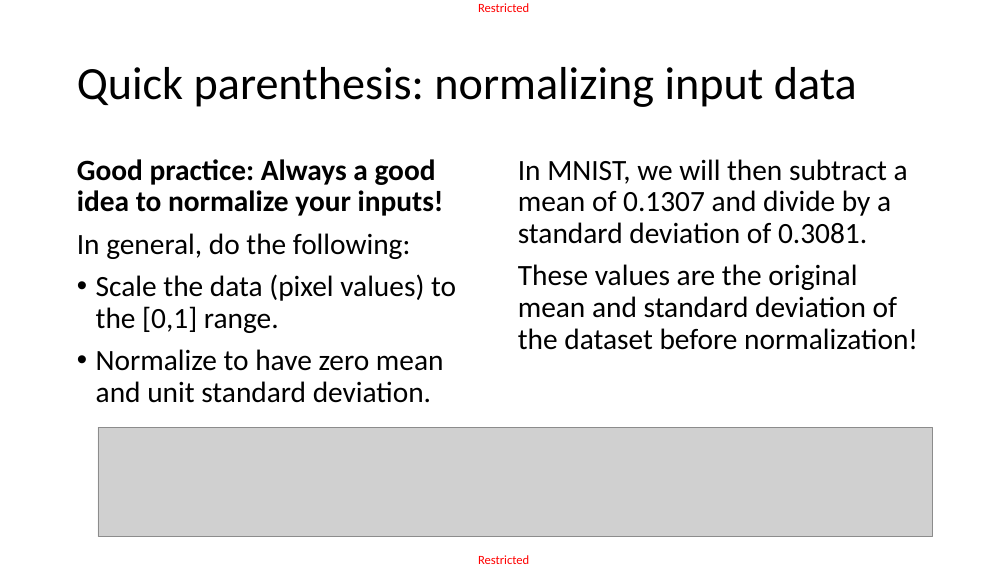
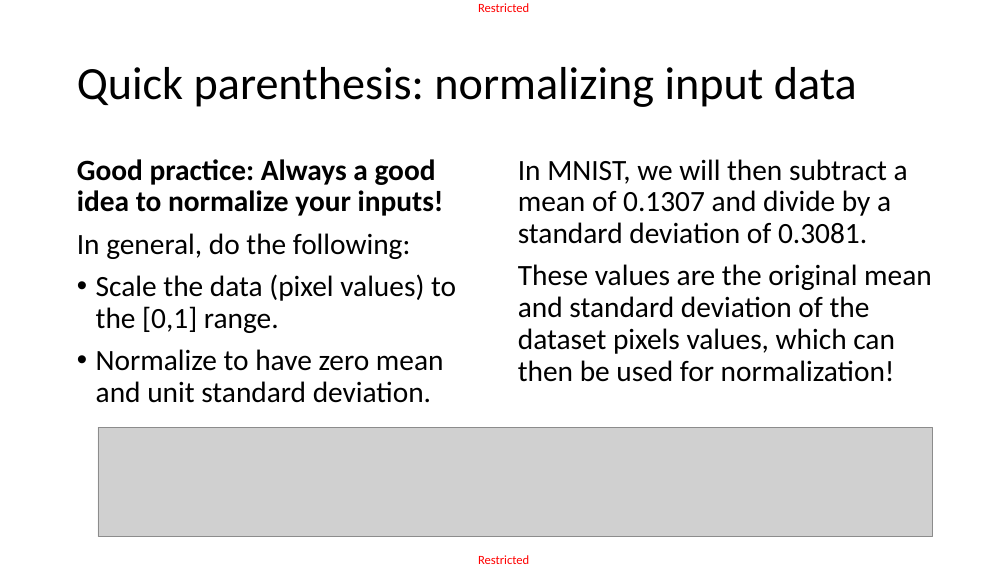
Before and after one commit to matthieudemari/SUTD_DL_50_039, a slide deck: slide 22 of W3/3. W3S3 final/W3S3.pptx. Drawn at 1008x567 pixels with LibreOffice and Linux fonts; fonts in the diff are those of the drawing; grey boxes stand for pictures. Boxes give left, top, right and bottom in pixels: in the first picture for what was removed or moved away, otherwise in the second. Text is boxed around its words. In the diff, an @@ line names an element or a change of style, - is before the commit and + after.

```diff
--- a/W3/3. W3S3 final/W3S3.pptx
+++ b/W3/3. W3S3 final/W3S3.pptx
@@ text at (518,264,932,382): text changed @@
-These values are the original mean and standard deviation of the dataset before normalization!
+These values are the original mean and standard deviation of the dataset pixels values, which can then be used for normalization!
```
Also in this commit, not shown: 4 other slides changed, 17 other files.
